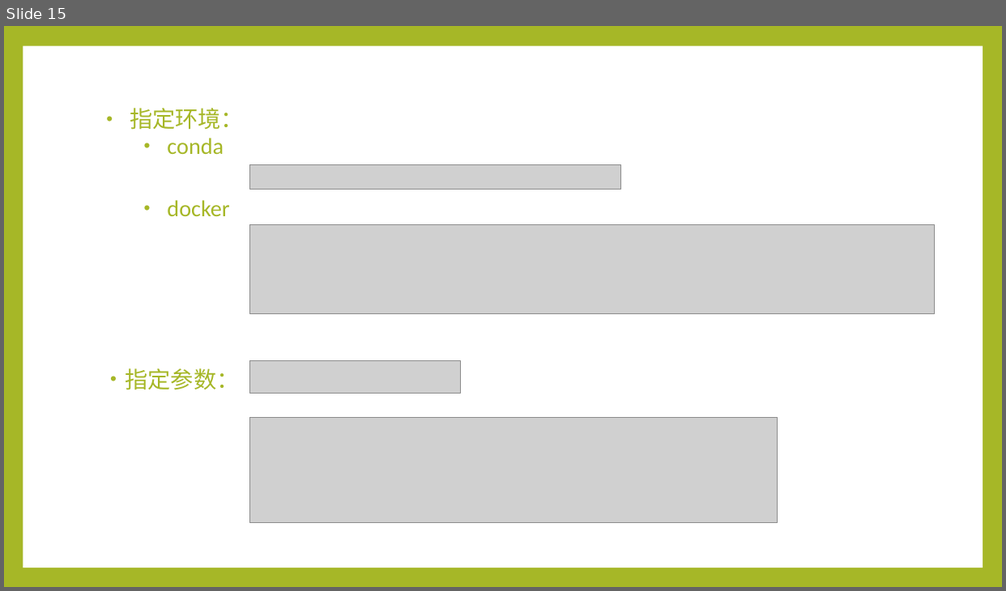
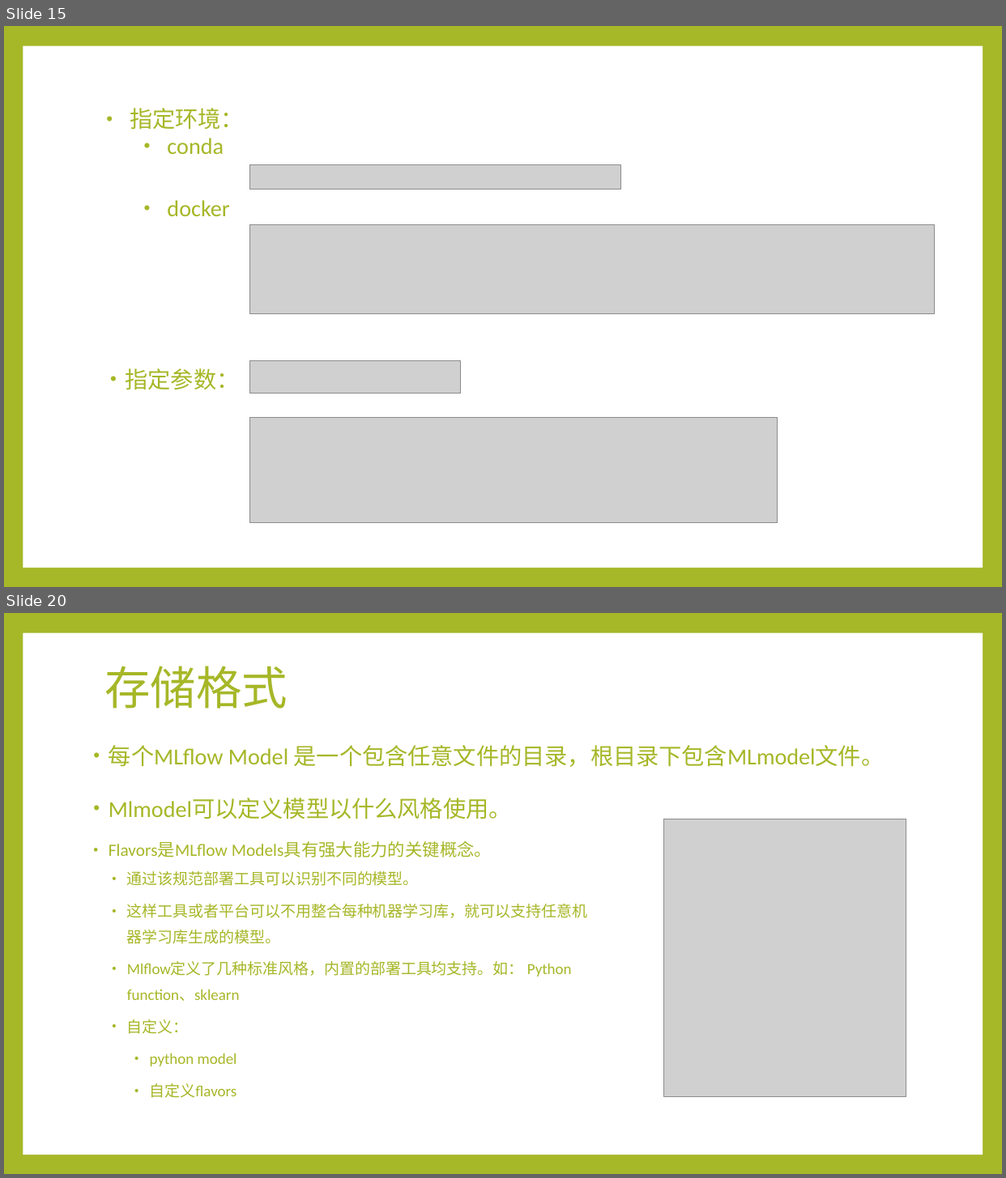
Before and after one commit to Alan-buaa/book, a slide deck: mlflow/MLflowpptx.pptx. Shown one above the other, each under a label of ours: slide 15 before the commit, slides 15 and 20 after it; the slides between them are not shown. The pictures are 1006x591 and 1006x1178 pixels, drawn with LibreOffice and Linux fonts; fonts in the diff are those of the drawing; grey boxes stand for pictures. Boxes give left, top, right and bottom in pixels: in the first picture for what was removed or moved away, otherwise in the second. Text is boxed around its words. In the diff, an @@ line names an element or a change of style, - is before the commit and + after.

```diff
--- a/mlflow/MLflowpptx.pptx
+++ b/mlflow/MLflowpptx.pptx
@@ slide 20 added at (4,613,1002,1174), background #A6B727; not listed: 1 template element that a slide beside it also shows @@
@@ title added at (104,666,288,709), 44 pt, text #A6B727 @@
+存储格式
@@ text added at (108,745,884,820), 22 pt, text #A6B727 @@
+• 每个MLflow Model 是一个包含任意文件的目录，根目录下包含MLmodel文件。
+• Mlmodel可以定义模型以什么风格使用。
@@ picture added at (664,820,906,1097) @@
@@ text added at (108,842,587,1098), 14.8 pt, text #A6B727 @@
+• Flavors是MLflow Models具有强大能力的关键概念。
+  • 通过该规范部署工具可以识别不同的模型。
+  • 这样工具或者平台可以不用整合每种机器学习库，就可以支持任意机器学习库生成的模型。
+  • Mlflow定义了几种标准风格，内置的部署工具均支持。如： Python function、sklearn
+  • 自定义：
+    • python model
+    • 自定义flavors
```
Also in this commit, not shown: 3 slides changed, 13 other slides added, 1 slide removed.
